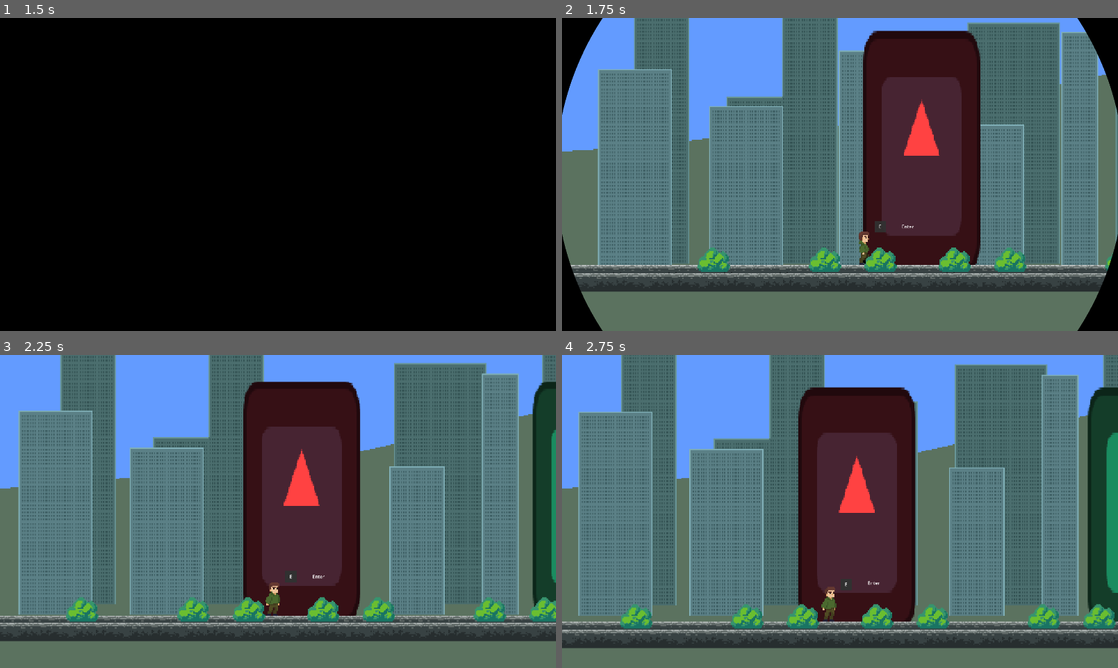
Above: before the commit, frames 1-4 (two rows, left to right).
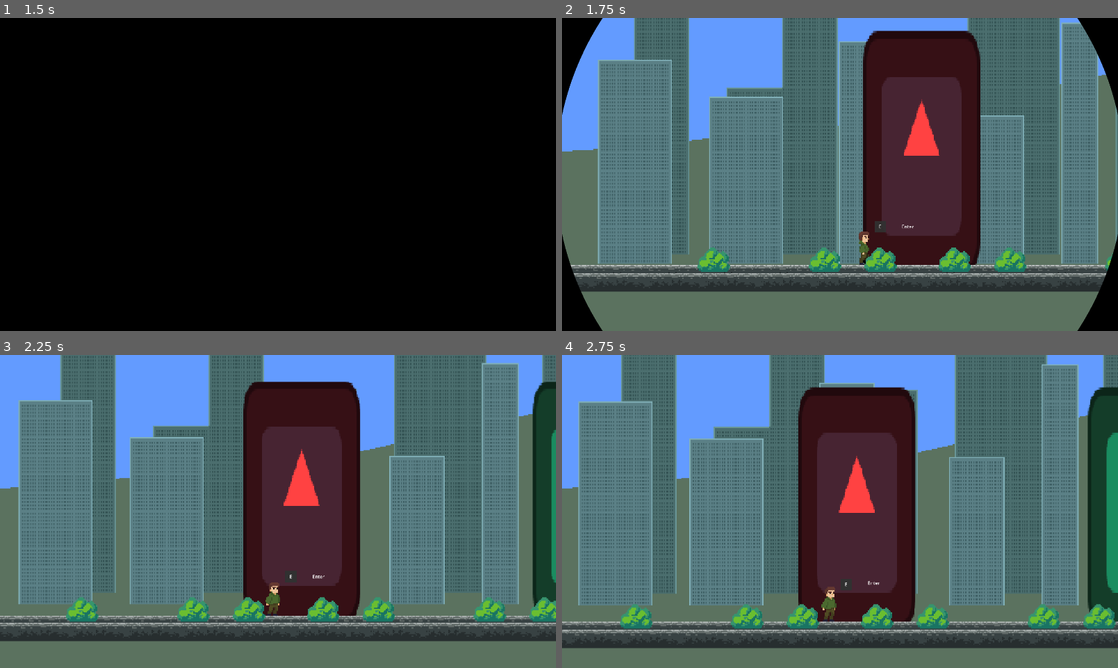
Above: after the commit, the same moments.

Repository: BoikoMaximAlexeevych/AndThenThereWereNone
Game: Godot game, scene res://scenes/ui/main_menu.tscn
The game is run twice, just before and just after one commit, with the same random seed, the same clock (stepped at 60 frames per second) and the same inputs. The engine's default icon, where the game draws it, is replaced by a stand-in: a white triangle on a blue panel in a dark square.
Inputs (mouse positions are in pixels of both pictures, inside the frame that each line leads up to):
- Up to frame 1 (1.5 s): click "PLAY" at 0.5 s; move the mouse to (400, 158) at 1.27 s; hold D (move_right) from 1.28 s (still down); tap E (interact) at 1.35 s; click (400, 158) at 1.42 s
- Up to frame 2 (1.75 s): keep holding D (move_right); tap Space (move_jump) at 1.52 s
- Up to frame 3 (2.25 s): release D (move_right) at 2 s; drag from (166, 527) to (322, 580) at 2.02 s
- Up to frame 4 (2.75 s): no input

Frame 1 is identical in both runs. In frame 2, 7.7% of the frame differs, in the area x 6-97%, y 0-79%; in frame 3, 5.2%; in frame 4, 5.6%.

Commit message:
init trash scene

Diff:
--- /dev/null
+++ b/easing.gd
@@ -0,0 +1,13 @@
+class_name Easing extends RefCounted
+const BACK_OVERSHOOT := 1.70158
+
+static func ease_out_back(t: float, overshoot: float = BACK_OVERSHOOT) -> float:
+	var u := t - 1.0
+	return 1.0 + (overshoot + 1.0) * u * u * u + overshoot * u * u
+
+static func ease_out_cubic(t: float) -> float:
+	var u := 1.0 - t
+	return 1.0 - u * u * u
+
+static func arc(t: float) -> float:
+	return sin(t * PI)
--- /dev/null
+++ b/flight_component.gd
@@ -0,0 +1,35 @@
+class_name FlightComponent extends Node
+
+signal flight_ended
+
+const DURATION = 0.5
+const ARCH_HEIGHT = 20.
+const END_SCALE = 0.2
+
+var _target: Vector2
+var _start: Vector2
+var _start_scale: Vector2
+
+
+func launch(target: Vector2) -> void:
+	var body := _body()
+	if !body:
+		return
+	_target = target
+	_start = body.global_position
+	_start_scale = body.scale
+	var tween := create_tween()
+	tween.tween_method(_apply, 0.0, 1.0, DURATION)
+	tween.finished.connect(func() -> void: flight_ended.emit())
+
+func _apply(t: float) -> void:
+	var body := _body()
+	if body == null:
+		return
+	var pos := _start.lerp(_target, Easing.ease_out_back(t))
+	pos.y -= Easing.arc(t) * ARCH_HEIGHT
+	body.global_position = pos
+	body.scale = _start_scale.lerp(_start_scale * END_SCALE, Easing.ease_out_cubic(t))
+
+func _body() -> Node2D:
+	return get_parent() as Node2D
--- a/project.godot
+++ b/project.godot
@@ -28,6 +28,10 @@
 window/size/viewport_height=1080
 window/stretch/mode="viewport"
 window/vsync/vsync_mode=0
+
+[global_group]
+
+FurnitureItems=""
 
 [input]
 
--- a/scenes/character.tscn
+++ b/scenes/character.tscn
@@ -5,7 +5,7 @@
 [ext_resource type="Texture2D" uid="uid://dpeh7rqpwsnah" path="res://assets/mgg (6).png" id="2_0lw5n"]
 [ext_resource type="Script" uid="uid://b2g6fg8wfvfnx" path="res://scripts/input_component.gd" id="2_rkhd4"]
 [ext_resource type="Script" uid="uid://wmxckpjx1j0" path="res://scripts/hitbox_component.gd" id="6_0lw5n"]
-[ext_resource type="Script" uid="uid://bs6hmm4hjs6f8" path="res://interaction_component.gd" id="6_a5ia6"]
+[ext_resource type="Script" uid="uid://bs6hmm4hjs6f8" path="res://scripts/interaction_component.gd" id="6_a5ia6"]
 [ext_resource type="Script" uid="uid://c05o8ri7as1kd" path="res://scripts/camera_control_component.gd" id="7_2cgup"]
 [ext_resource type="Script" uid="uid://dm1bntgwxsus0" path="res://scripts/animation_state_component.gd" id="7_a5ia6"]
 
--- /dev/null
+++ b/scenes/draggable_furniture.tscn
@@ -0,0 +1,28 @@
+[gd_scene format=3 uid="uid://dgdc2r2kmiqqv"]
+
+[ext_resource type="Script" uid="uid://b5v6gqod2hy0p" path="res://scripts/draggable_furniture.gd" id="1_4kluj"]
+[ext_resource type="Script" uid="uid://bred8bsbyab6v" path="res://scripts/drag_component.gd" id="2_2dfpt"]
+[ext_resource type="Script" uid="uid://bi3maui86kxxb" path="res://scripts/draw_component.gd" id="3_jcvp6"]
+[ext_resource type="Texture2D" uid="uid://cl2p082jino47" path="res://assets/icon.svg" id="4_jttqg"]
+
+[node name="draggable_furniture" type="RigidBody2D" unique_id=1359761671 node_paths=PackedStringArray("drag_component") groups=["FurnitureItems"]]
+input_pickable = true
+script = ExtResource("1_4kluj")
+drag_component = NodePath("Components/DragComponent")
+
+[node name="Components" type="Node" parent="." unique_id=732902699]
+
+[node name="DragComponent" type="Node" parent="Components" unique_id=2127541228 node_paths=PackedStringArray("body", "draw_component")]
+script = ExtResource("2_2dfpt")
+body = NodePath("../..")
+draw_component = NodePath("../DrawComponent")
+metadata/_custom_type_script = "uid://bred8bsbyab6v"
+
+[node name="DrawComponent" type="Node2D" parent="Components" unique_id=1378398250]
+script = ExtResource("3_jcvp6")
+metadata/_custom_type_script = "uid://bi3maui86kxxb"
+
+[node name="Sprite2D" type="Sprite2D" parent="." unique_id=1188863431]
+texture = ExtResource("4_jttqg")
+
+[node name="CollisionShape2D" type="CollisionShape2D" parent="." unique_id=1355941036]
--- a/scenes/room.tscn
+++ b/scenes/room.tscn
@@ -2,13 +2,63 @@
 
 [ext_resource type="Script" uid="uid://cxflte8p3kaxr" path="res://scripts/room.gd" id="1_ffxv4"]
 [ext_resource type="Script" uid="uid://dh6aux36cyex6" path="res://scripts/RoomData.gd" id="2_ffxv4"]
+[ext_resource type="PackedScene" uid="uid://dgdc2r2kmiqqv" path="res://scenes/draggable_furniture.tscn" id="3_jxe34"]
+[ext_resource type="Script" uid="uid://drdjkihkn1k8i" path="res://scripts/furniture_data.gd" id="4_jn645"]
+[ext_resource type="Texture2D" uid="uid://cl2p082jino47" path="res://assets/icon.svg" id="5_qvc4m"]
 
 [sub_resource type="Resource" id="Resource_36trf"]
 script = ExtResource("2_ffxv4")
 metadata/_custom_type_script = "uid://dh6aux36cyex6"
 
+[sub_resource type="Resource" id="Resource_qvc4m"]
+resource_local_to_scene = true
+script = ExtResource("4_jn645")
+texture = ExtResource("5_qvc4m")
+mass = 3.0
+friction = 0.283
+metadata/_custom_type_script = "uid://drdjkihkn1k8i"
+
+[sub_resource type="RectangleShape2D" id="RectangleShape2D_x4b8f"]
+size = Vector2(120, 122.5)
+
 [node name="room" type="Node2D" unique_id=417347654]
 script = ExtResource("1_ffxv4")
 room_data = SubResource("Resource_36trf")
 
+[node name="CanvasLayer" type="CanvasLayer" parent="." unique_id=503137041]
+
+[node name="SubViewportContainer3" type="SubViewportContainer" parent="CanvasLayer" unique_id=965913212]
+anchors_preset = 15
+anchor_right = 1.0
+anchor_bottom = 1.0
+offset_left = -1.0
+offset_top = -1.0
+offset_right = 1.0
+offset_bottom = 1.0
+grow_horizontal = 2
+grow_vertical = 2
+mouse_filter = 0
+mouse_force_pass_scroll_events = false
+stretch = true
+stretch_shrink = 4
+mouse_target = true
+
+[node name="SubViewport" type="SubViewport" parent="CanvasLayer/SubViewportContainer3" unique_id=1294637750]
+handle_input_locally = false
+canvas_item_default_texture_filter = 0
+physics_object_picking = true
+size = Vector2i(480, 270)
+render_target_update_mode = 4
+
+[node name="draggable_furniture" parent="CanvasLayer/SubViewportContainer3/SubViewport" unique_id=1270454160 node_paths=PackedStringArray("area") instance=ExtResource("3_jxe34")]
+position = Vector2(197.75, 108.5)
+Data = SubResource("Resource_qvc4m")
+area = NodePath("Area2D2")
+
+[node name="Area2D2" type="Area2D" parent="CanvasLayer/SubViewportContainer3/SubViewport/draggable_furniture" unique_id=1893004002]
+
+[node name="CollisionShape2D" type="CollisionShape2D" parent="CanvasLayer/SubViewportContainer3/SubViewport/draggable_furniture/Area2D2" unique_id=799117876]
+position = Vector2(0.25, -1.5)
+shape = SubResource("RectangleShape2D_x4b8f")
+
 [node name="TileMapLayer" type="TileMapLayer" parent="." unique_id=663286124]
--- a/scenes/test_level.tscn
+++ b/scenes/test_level.tscn
@@ -74,7 +74,7 @@
 
 [node name="Parallax2D2" type="Parallax2D" parent="ParallaxLayers" unique_id=1420393445]
 modulate = Color(0.66793925, 0.82553744, 0.82314956, 1)
-scroll_scale = Vector2(0.2, 0.2)
+scroll_scale = Vector2(0.2, 0.1)
 
 [node name="TileMapLayer2" type="TileMapLayer" parent="ParallaxLayers/Parallax2D2" unique_id=872748937]
 position = Vector2(0, 96)
@@ -83,7 +83,7 @@
 
 [node name="Parallax2D3" type="Parallax2D" parent="ParallaxLayers" unique_id=1449692859]
 modulate = Color(0.8123844, 0.96247685, 1, 1)
-scroll_scale = Vector2(0.3, 0.3)
+scroll_scale = Vector2(0.3, 0.2)
 
 [node name="TileMapLayer3" type="TileMapLayer" parent="ParallaxLayers/Parallax2D3" unique_id=255640808]
 position = Vector2(0, 128)
@@ -98,6 +98,10 @@
 position = Vector2(0, -14)
 tile_map_data = PackedByteArray("AADj//7/AAAAAAAAAADk//7/AAABAAAAAADl//7/AAACAAAAAADm//7/AAABAAAAAADn//7/AAACAAAAAADo// …(1232 unchanged characters)…
 tile_set = SubResource("TileSet_g4v7s")
+
+[node name="CanvasModulate" type="CanvasModulate" parent="." unique_id=2116290795]
+visible = false
+color = Color(0.95913446, 0.7466193, 1, 1)
 
 [node name="Houses" type="Node2D" parent="." unique_id=1568965001]
 
--- /dev/null
+++ b/scenes/trash_item.tscn
@@ -0,0 +1,14 @@
+[gd_scene format=3 uid="uid://ojt2uope2f51"]
+
+[ext_resource type="Script" uid="uid://cbbcj6c4q5ws3" path="res://scripts/trash_item.gd" id="1_a56e1"]
+
+[sub_resource type="RectangleShape2D" id="RectangleShape2D_whxsk"]
+size = Vector2(16, 16)
+
+[node name="Node2D" type="Area2D" unique_id=1774787538]
+script = ExtResource("1_a56e1")
+
+[node name="CollisionShape2D" type="CollisionShape2D" parent="." unique_id=934330503]
+shape = SubResource("RectangleShape2D_whxsk")
+
+[node name="Sprite2D" type="Sprite2D" parent="." unique_id=1204338279]
--- /dev/null
+++ b/scripts/drag_component.gd
@@ -0,0 +1,66 @@
+class_name DragComponent extends Node
+
+@export var body: DraggableFurniture
+@export var draw_component: DrawComponent
+
+var _grab_pos_local: Vector2
+var in_focus: bool = false
+var grabbed: bool = false
+
+const STIFFNESS := 40.0
+const DAMPING := 6.0
+const MAX_FORCE := 6000.0
+const FURNITURE_MASK := 1
+
+
+func _ready() -> void:
+	body.area.mouse_entered.connect(_on_mouse_entered)
+	body.area.mouse_exited.connect(_on_mouse_exited)
+
+func update():
+	if !body:
+		return
+	if grabbed:
+		update_grab()
+
+func update_grab() -> void:
+	var grab_pos_global = body.to_global(_grab_pos_local)
+	var vec_to_mouse = body.get_global_mouse_position() - grab_pos_global
+	var force = vec_to_mouse * STIFFNESS * body.mass
+	force -= body.linear_velocity * DAMPING * body.mass
+	force = force.limit_length(MAX_FORCE)
+	body.apply_force(force, grab_pos_global - body.global_position)
+	update_line()
+	draw_component.queue_redraw()
+
+func update_line() -> void:
+	var grab_world = body.to_global(_grab_pos_local)
+	var mouse = body.get_global_mouse_position()
+	draw_component.start = grab_world
+	draw_component.end = mouse
+
+func _unhandled_input(event: InputEvent) -> void:
+	if event is InputEventMouseButton:
+		if (event as InputEventMouseButton).button_index == MOUSE_BUTTON_LEFT and event.pressed:
+			if in_focus:
+				_grab_pos_local = body.to_local(body.get_global_mouse_position())
+				grab()
+				get_viewport().set_input_as_handled()
+		else:
+			release()
+
+func grab()->void:
+	grabbed = true
+	draw_component.should_draw_line = true
+
+func release()->void:
+	grabbed = false
+	draw_component.should_draw_line = false
+	draw_component.queue_redraw()
+
+func _on_mouse_entered() -> void:
+	print("hey")
+	in_focus = true
+
+func _on_mouse_exited() -> void:
+	in_focus = false
--- /dev/null
+++ b/scripts/draggable_furniture.gd
@@ -0,0 +1,32 @@
+class_name DraggableFurniture
+extends RigidBody2D
+
+@export var Data: FurnitureData
+@onready var collider: CollisionShape2D = $CollisionShape2D
+@export var area: Area2D
+@export_category("Components")
+@export var drag_component: DragComponent
+@onready var sprite = $Sprite2D
+
+func _ready() -> void:
+	gravity_scale = 0.
+	_apply_data()
+
+func _apply_data() -> void:
+	if !Data:
+		return
+	sprite.texture = Data.texture
+	self.mass = Data.mass
+	self.linear_damp = Data.friction  * 8.
+	self.angular_damp = self.linear_damp
+	#physics material removed (maybe i will bring it back)
+	var rect_shape = RectangleShape2D.new()
+	rect_shape.size = Data.texture.get_size()
+	collider.shape = rect_shape
+
+
+func update_components(delta:float) -> void:
+	drag_component.update()
+
+func _physics_process(delta: float) -> void:
+	update_components(delta)
--- /dev/null
+++ b/scripts/draw_component.gd
@@ -0,0 +1,21 @@
+class_name DrawComponent extends Node2D
+
+const LINE_WIDTH := 2.0
+const LINE_COLOR := Color(1.0, 0.978, 0.898, 0.85)
+
+var start: Vector2
+var end: Vector2
+
+var should_draw_line: bool = false
+
+func _draw_line() -> void:
+	draw_line(
+	start,
+	end,
+	LINE_COLOR,
+	LINE_WIDTH
+	)
+
+func _draw() -> void:
+	if should_draw_line:
+		_draw_line()
--- /dev/null
+++ b/scripts/furniture_data.gd
@@ -0,0 +1,6 @@
+class_name FurnitureData extends Resource
+
+@export var texture: Texture2D
+@export_category("Physics parameters")
+@export var mass: float
+@export_range(0., 1.) var friction: float
--- /dev/null
+++ b/scripts/trash_item.gd
@@ -0,0 +1,17 @@
+class_name TrashItem extends Area2D
+
+signal picked(item: TrashItem)
+signal bagged(item: TrashItem)
+
+@export var Data: TrashItemData
+@onready var sprite := $Sprite2D
+
+var _collected: bool = false
+
+func _ready() -> void:
+	sprite.texture = Data.texture
+	input_event.connect(_on_input_event)
+	input_pickable = true
+
+func _on_input_event(_viewport: Node, event: InputEvent, _shape_idx: int) -> void:
+	pass
--- /dev/null
+++ b/scripts/trash_item_data.gd
@@ -0,0 +1,3 @@
+class_name TrashItemData extends Resource
+
+@export var texture: Texture2D
Binary file added: assets/background.png
Not shown, added: assets/background.png.import
Not shown, added: easing.gd.uid
Not shown, added: flight_component.gd.uid
Not shown, added: scripts/drag_component.gd.uid
Not shown, added: scripts/draggable_furniture.gd.uid
Not shown, added: scripts/draw_component.gd.uid
Not shown, added: scripts/furniture_data.gd.uid
Renamed: interaction_component.gd -> scripts/interaction_component.gd
Renamed: interaction_component.gd.uid -> scripts/interaction_component.gd.uid
Not shown, added: scripts/trash_item.gd.uid
Not shown, added: scripts/trash_item_data.gd.uid
